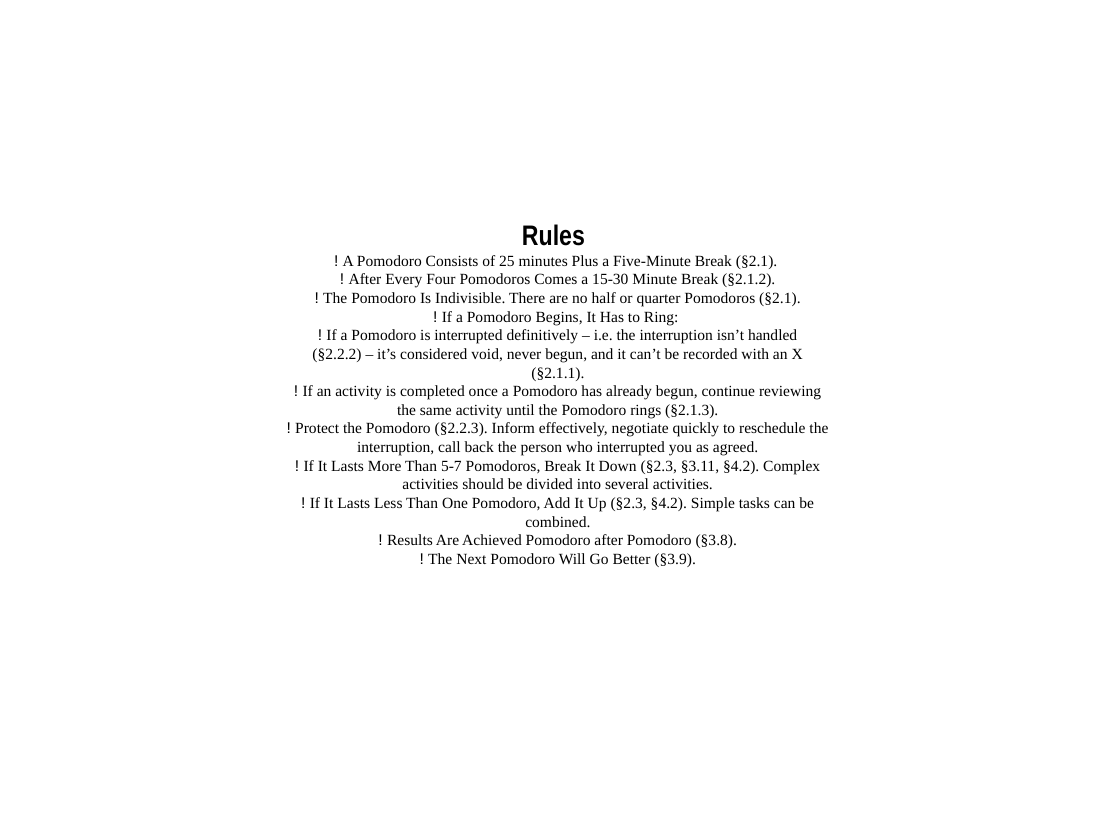
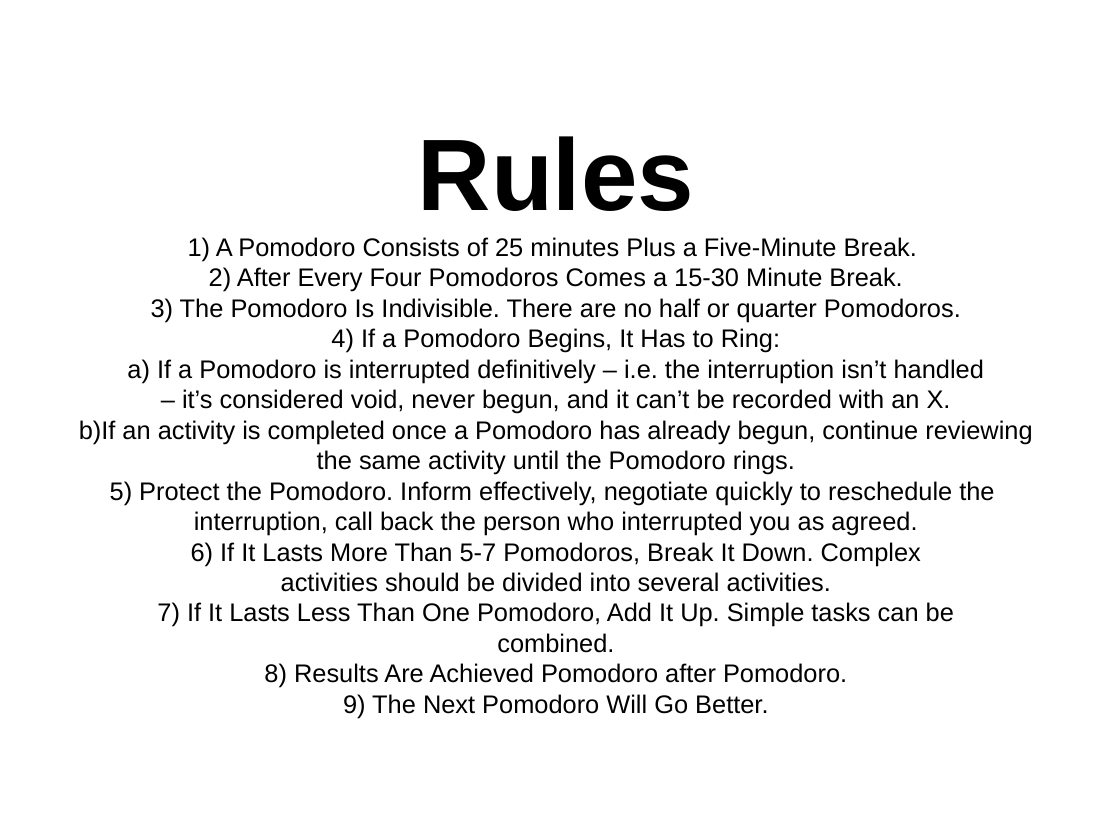
Before and after one commit to setitesuk/presentations, a slide deck: slide 26 of pomodoro_lightning_talk.odp (slide 13 before the commit). Drawn at 1120x840 pixels with LibreOffice and Linux fonts; fonts in the diff are those of the drawing. Boxes give left, top, right and bottom in pixels: in the first picture for what was removed or moved away, otherwise in the second. Text is boxed around its words. In the diff, an @@ line names an element or a change of style, - is before the commit and + after.

```diff
--- a/pomodoro_lightning_talk.odp
+++ b/pomodoro_lightning_talk.odp
@@ subtitle "Rules": place and size @@
-subtitle "Rules" at [295,224,828,567]
+subtitle "Rules" at [79,136,1032,718]
@@ subtitle at [194,136,917,653]: size 20 to 72 pt, font Arial Narrow to Arial in "Rules"; size 11 to 18 pt, font Times New Roman to Arial in "interruption, call back the person who interrupted ...", "activities should be divided into several activities.", "combined." @@
@@ subtitle at [79,237,1032,505]: text changed; size 11 to 18 pt; font Times New Roman to Arial @@
-! A Pomodoro Consists of 25 minutes Plus a Five-Minute Break (§2.1).
-! After Every Four Pomodoros Comes a 15-30 Minute Break (§2.1.2).
-! The Pomodoro Is Indivisible. There are no half or quarter Pomodoros (§2.1).
-! If a Pomodoro Begins, It Has to Ring:
-! If a Pomodoro is interrupted definitively – i.e. the interruption isn’t handled
-(§2.2.2) – it’s considered void, never begun, and it can’t be recorded with an X
-(§2.1.1).
-! If an activity is completed once a Pomodoro has already begun, continue reviewing
-the same activity until the Pomodoro rings (§2.1.3).
-! Protect the Pomodoro (§2.2.3). Inform effectively, negotiate quickly to reschedule the
+1) A Pomodoro Consists of 25 minutes Plus a Five-Minute Break.
+2) After Every Four Pomodoros Comes a 15-30 Minute Break.
+3) The Pomodoro Is Indivisible. There are no half or quarter Pomodoros.
+4) If a Pomodoro Begins, It Has to Ring:
+a) If a Pomodoro is interrupted definitively – i.e. the interruption isn’t handled
+– it’s considered void, never begun, and it can’t be recorded with an X.
+b)If an activity is completed once a Pomodoro has already begun, continue reviewing
+the same activity until the Pomodoro rings.
+5) Protect the Pomodoro. Inform effectively, negotiate quickly to reschedule the
@@ subtitle at [191,542,921,566]: text changed; size 11 to 18 pt; font Times New Roman to Arial @@
-! If It Lasts More Than 5-7 Pomodoros, Break It Down (§2.3, §3.11, §4.2). Complex
+6) If It Lasts More Than 5-7 Pomodoros, Break It Down. Complex
@@ subtitle at [157,602,954,627]: text changed; size 11 to 18 pt; font Times New Roman to Arial @@
-! If It Lasts Less Than One Pomodoro, Add It Up (§2.3, §4.2). Simple tasks can be
+7) If It Lasts Less Than One Pomodoro, Add It Up. Simple tasks can be
@@ subtitle at [264,663,847,718]: text changed; size 11 to 18 pt; font Times New Roman to Arial @@
-! Results Are Achieved Pomodoro after Pomodoro (§3.8).
-! The Next Pomodoro Will Go Better (§3.9).
+8) Results Are Achieved Pomodoro after Pomodoro.
+9) The Next Pomodoro Will Go Better.
```
Also in this commit, not shown: 13 slides added.
